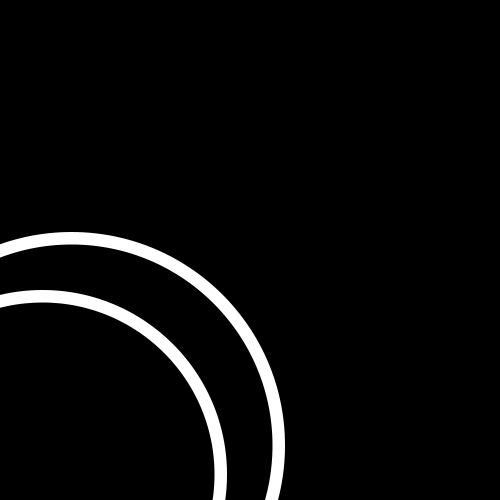
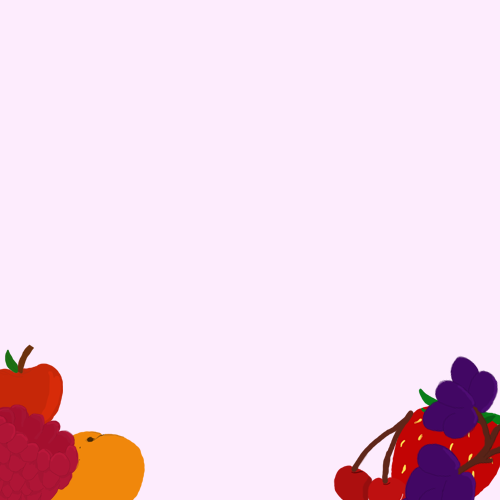
Two versions of the same layered image (w=500, h=500). Layer-by-layer changes:
removed layer "Ellipse 1 copy" over [0, 290, 227, 500]
removed layer "Ellipse 1" over [0, 232, 285, 500]
added layer "raspberry paint" above "apple paint" over [0, 404, 79, 500]
added layer "apple paint" above "orange paint" over [0, 344, 63, 431]
added layer "orange paint" above "grapes paint" over [42, 431, 145, 500]
added layer "grapes paint" above "cherry paint" over [401, 355, 500, 500]
added layer "cherry paint" above "strawberry paint" over [333, 410, 414, 500]
added layer "strawberry paint" above "Layer 1" over [391, 388, 500, 500]
painted on "Layer 1" over [0, 0, 500, 500]
